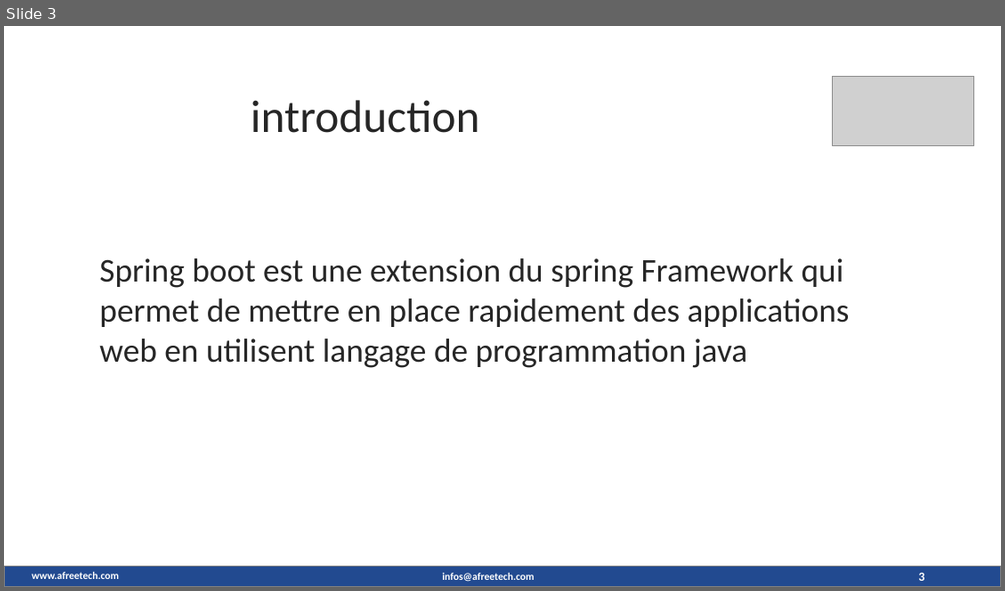
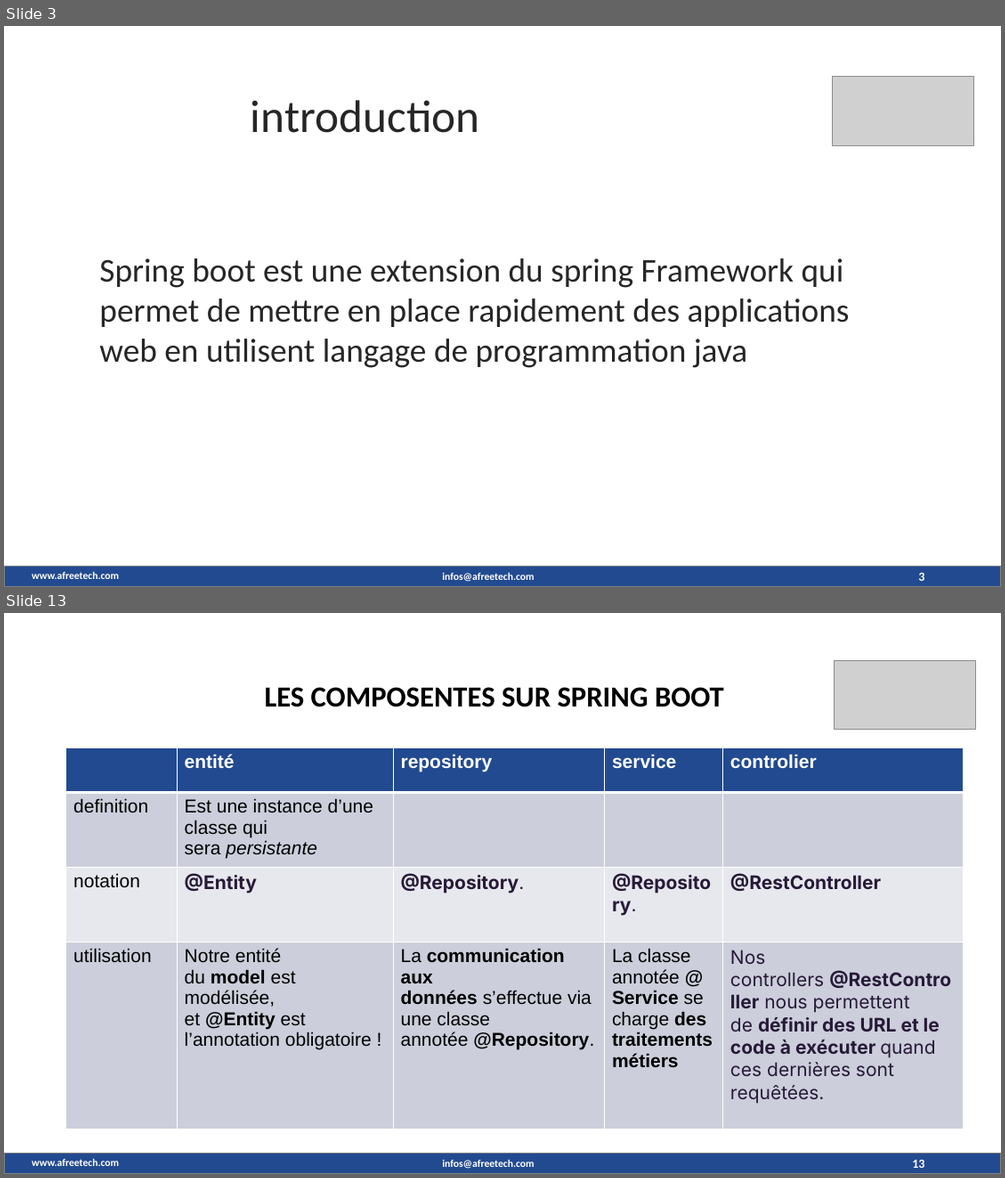
Before and after one commit to maximedorlin/maximedorlin, a slide deck: sprint boot.pptx. Shown one above the other, each under a label of ours: slide 3 before the commit, slides 3 and 13 after it; the slides between them are not shown. The pictures are 1005x591 and 1005x1178 pixels, drawn with LibreOffice and Linux fonts; fonts in the diff are those of the drawing; grey boxes stand for pictures; background and template pictures are left out. Boxes give left, top, right and bottom in pixels: in the first picture for what was removed or moved away, otherwise in the second. Text is boxed around its words. In the diff, an @@ line names an element or a change of style, - is before the commit and + after.

```diff
--- a/sprint boot.pptx
+++ b/sprint boot.pptx
@@ slide 13 added at (x1=4, y1=613, x2=1001, y2=1174), background picture (left out); not listed: 3 template elements that a slide beside it also shows @@
@@ picture added at (x1=834, y1=660, x2=976, y2=730) @@
@@ text added at (x1=265, y1=687, x2=724, y2=707), 28 pt, text #000000, bold @@
+LES COMPOSENTES SUR SPRING BOOT
@@ table added at (x1=66, y1=747, x2=963, y2=1129), 4 rows, 5 columns @@
+ | entité | repository | service | controlier
+definition | Est une instance d’une classe qui sera persistante |  |  | 
+notation | @Entity | @Repository. | @Repository. | @RestController
+utilisation | Notre entité du model est modélisée, et @Entity est l’annotation obligatoire ! | La communication aux données s’effectue via une classe annotée @Repository. | La classe annotée @Service se charge des traitements métiers | Nos controllers @RestController nous permettent de définir des URL et le code à exécuter quand ces dernières sont requêtées.
@@ page number added at (x1=912, y1=1159, x2=924, y2=1167), 12 pt, text #FFFFFF, bold @@
+13
```
Also in this commit, not shown: 10 slides changed, 2 other slides added, 1 slide removed.
